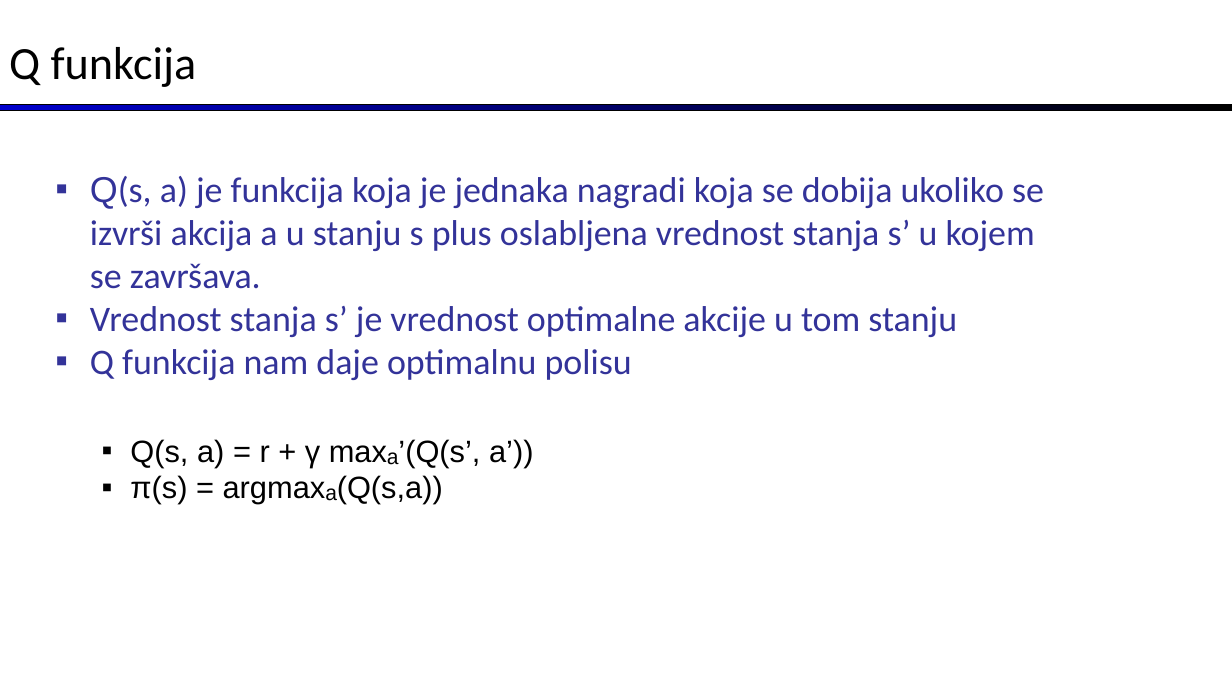
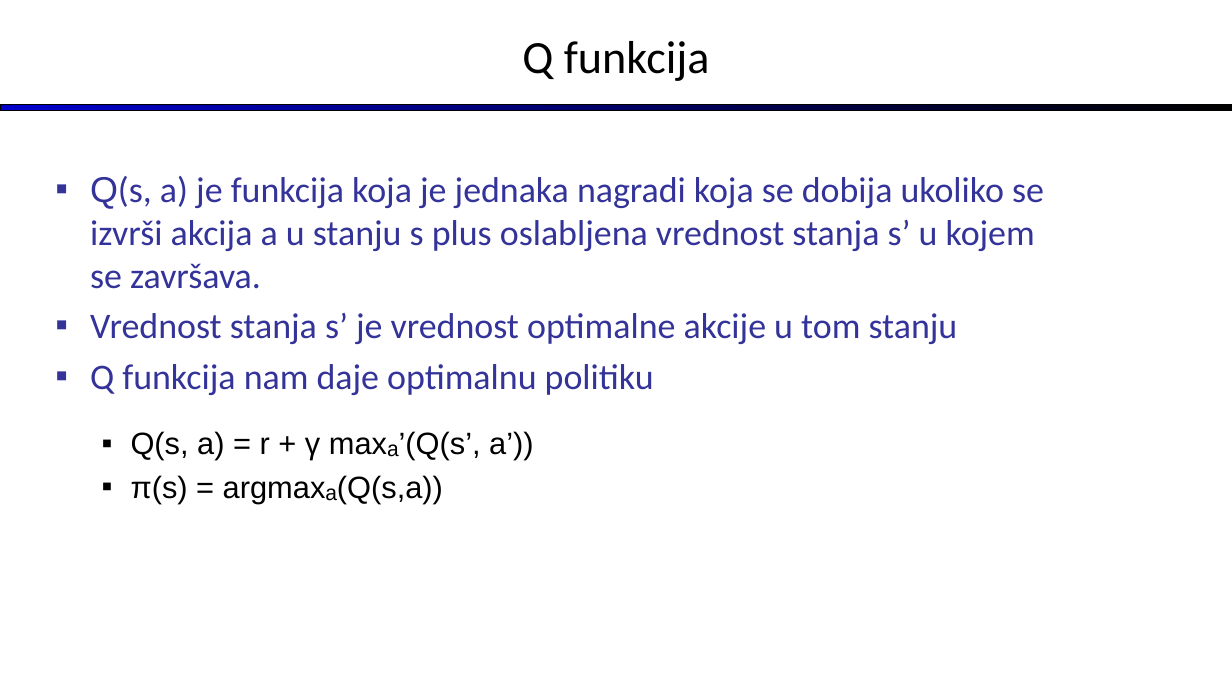
Before and after one commit to ozzy80/asynchronous_reinforcement_learning, a slide deck: slide 9 of prezentacija - skraceno.pptx. Drawn at 1232x693 pixels with LibreOffice and Linux fonts; fonts in the diff are those of the drawing. Boxes give left, top, right and bottom in pixels: in the first picture for what was removed or moved away, otherwise in the second. Text is boxed around its words. In the diff, an @@ line names an element or a change of style, - is before the commit and + after.

```diff
--- a/prezentacija - skraceno.pptx
+++ b/prezentacija - skraceno.pptx
@@ title "Q funkcija": place and size @@
-title "Q funkcija" at (9, 47, 197, 87)
+title "Q funkcija" at (522, 41, 710, 81)
@@ text at (90, 176, 1044, 503): more space between paragraphs @@
@@ text at (90, 364, 654, 395): text changed @@
-▪ Q funkcija nam daje optimalnu polisu
+▪ Q funkcija nam daje optimalnu politiku
```
Also in this commit, not shown: 23 other slides changed, 1 other file.
